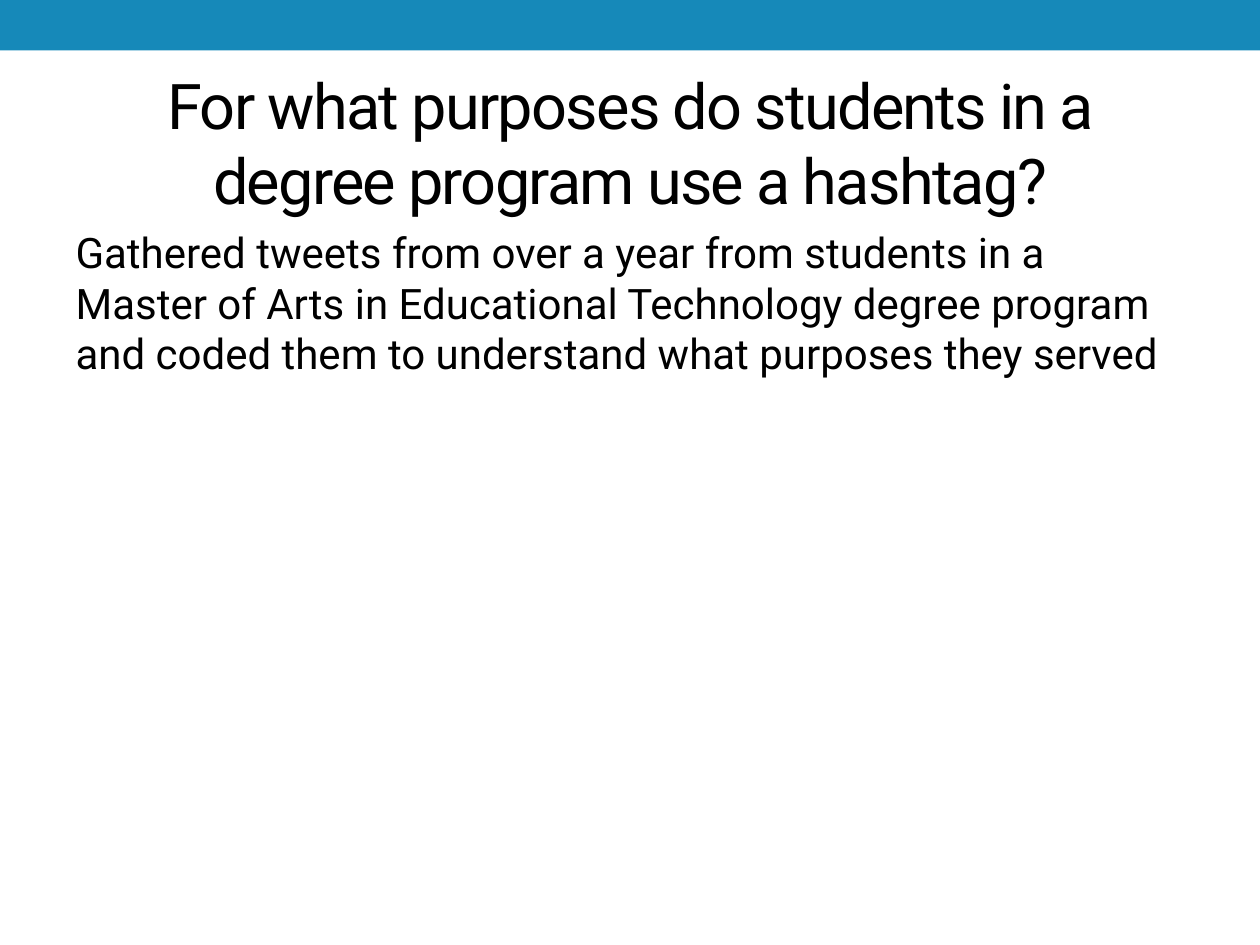
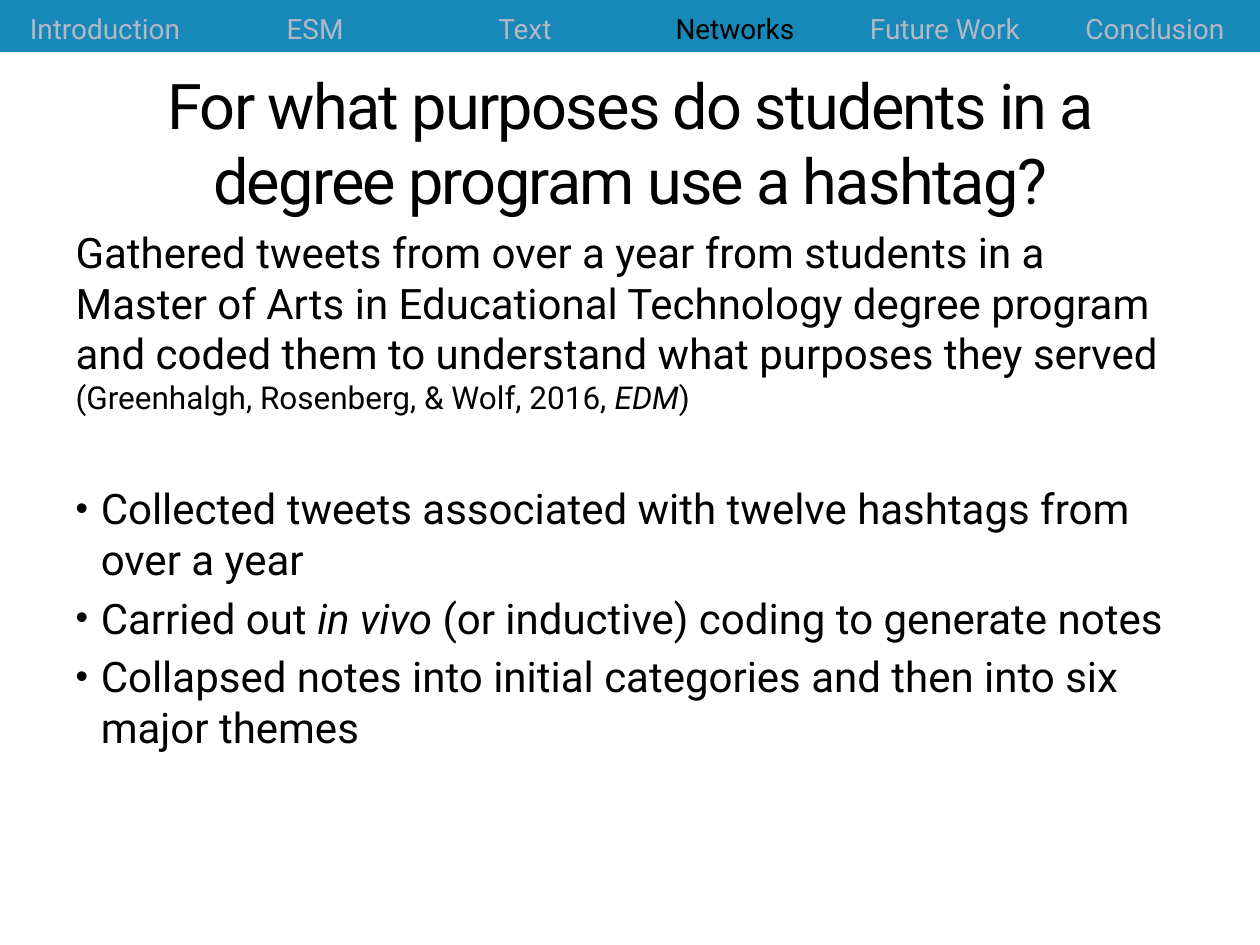
Before and after one commit to jrosen48/job-talk, a slide deck: slide 37 of 2018-1-15-Rosenberg-UT-Knoxville-talk.pptx (slide 20 before the commit). Drawn at 1260x945 pixels with LibreOffice and Linux fonts; fonts in the diff are those of the drawing. Boxes give left, top, right and bottom in pixels: in the first picture for what was removed or moved away, otherwise in the second. Text is boxed around its words. In the diff, an @@ line names an element or a change of style, - is before the commit and + after.

```diff
--- a/2018-1-15-Rosenberg-UT-Knoxville-talk.pptx
+++ b/2018-1-15-Rosenberg-UT-Knoxville-talk.pptx
@@ table added at box(0, 0, 1260, 53), 1 rows, 6 columns @@
+Introduction | ESM | Text | Networks | Future Work | Conclusion
@@ text at box(76, 236, 1163, 752): text changed @@
-Gathered tweets from over a year from students in a Master of Arts in Educational Technology degree program and coded them to understand what purposes they served
+Gathered tweets from over a year from students in a Master of Arts in Educational Technology degree program and coded them to understand what purposes they served (Greenhalgh, Rosenberg, & Wolf, 2016, EDM)
+• Collected tweets associated with twelve hashtags from over a year
+• Carried out in vivo (or inductive) coding to generate notes
+• Collapsed notes into initial categories and then into six major themes
```
Also in this commit, not shown: 33 other slides changed, 20 slides added, 6 slides removed, 2 other files.
